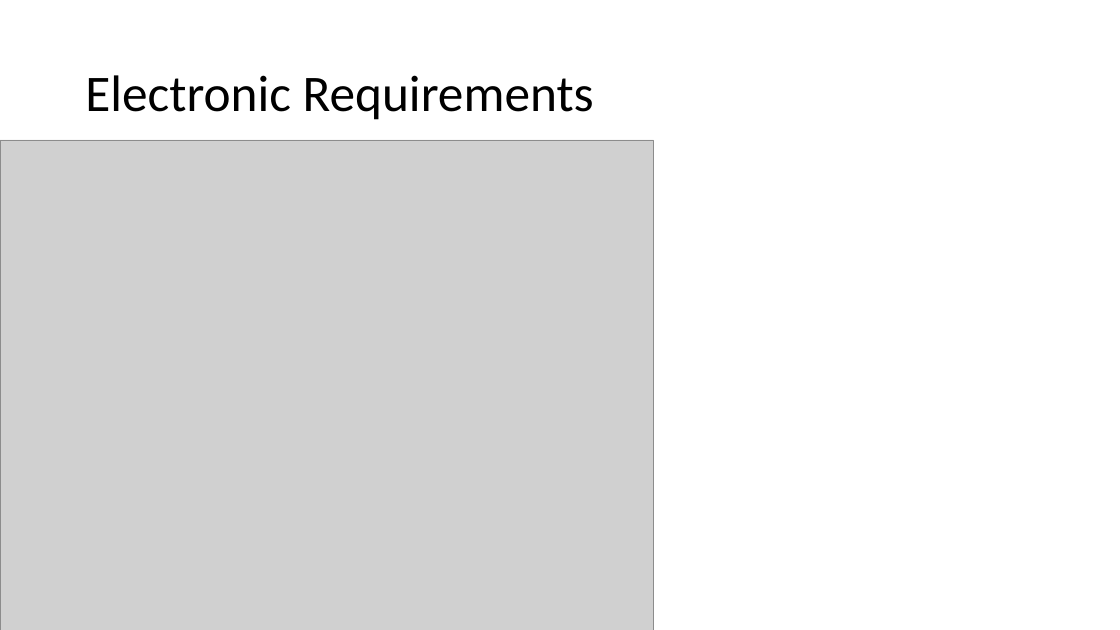
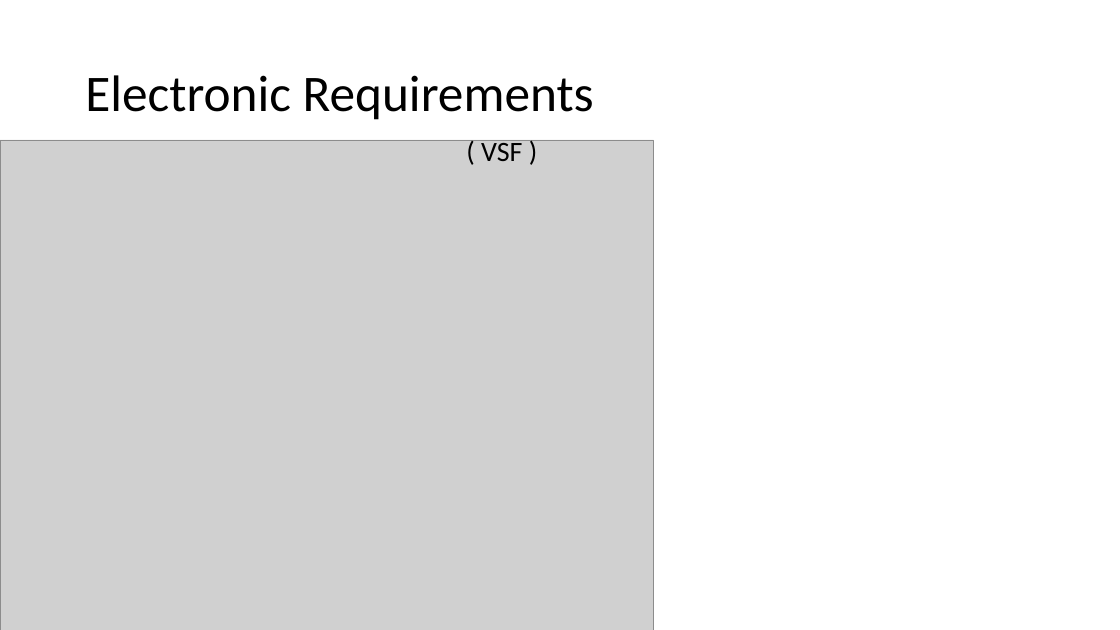
Before and after one commit to dreens/alternate-charging, a slide deck: slide 31 of Alternate Charging XSF2.pptx (slide 27 before the commit). Drawn at 1120x630 pixels with LibreOffice and Linux fonts; fonts in the diff are those of the drawing; grey boxes stand for pictures. Boxes give left, top, right and bottom in pixels: in the first picture for what was removed or moved away, otherwise in the second. Text is boxed around its words. In the diff, an @@ line names an element or a change of style, - is before the commit and + after.

```diff
--- a/Alternate Charging XSF2.pptx
+++ b/Alternate Charging XSF2.pptx
@@ text added at (x1=481, y1=138, x2=522, y2=161), 24 pt, text #000000 @@
+( VSF )
```
Also in this commit, not shown: 2 other slides changed, 8 slides added, 1 slide removed, 8 other files.
